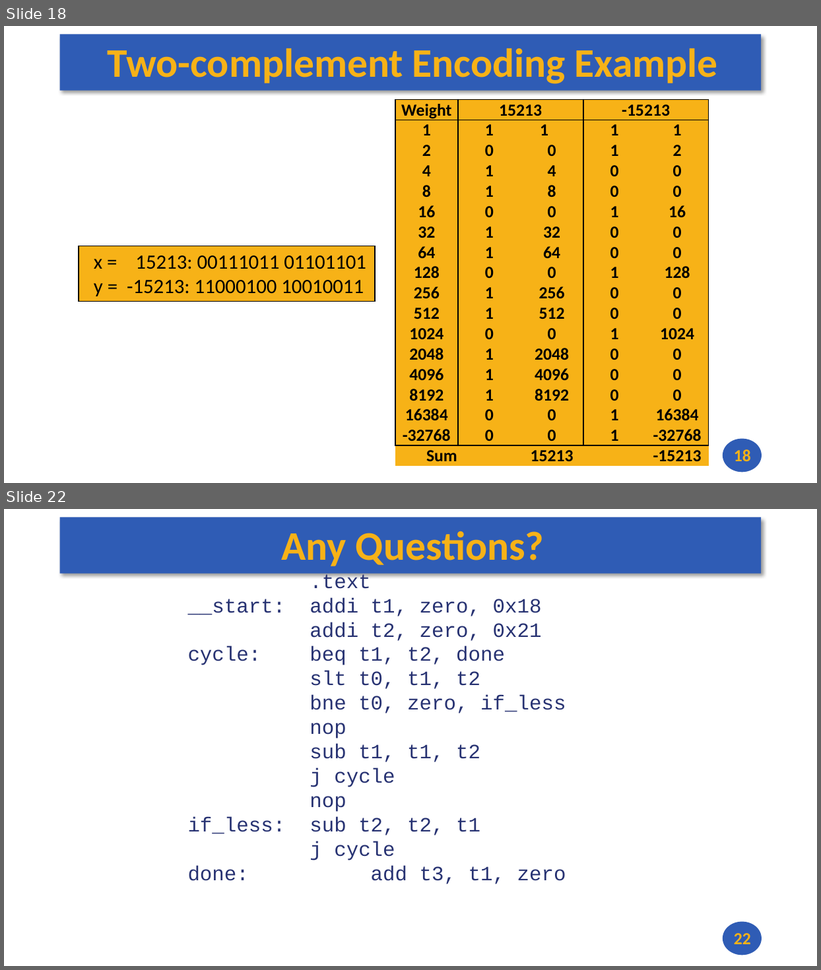
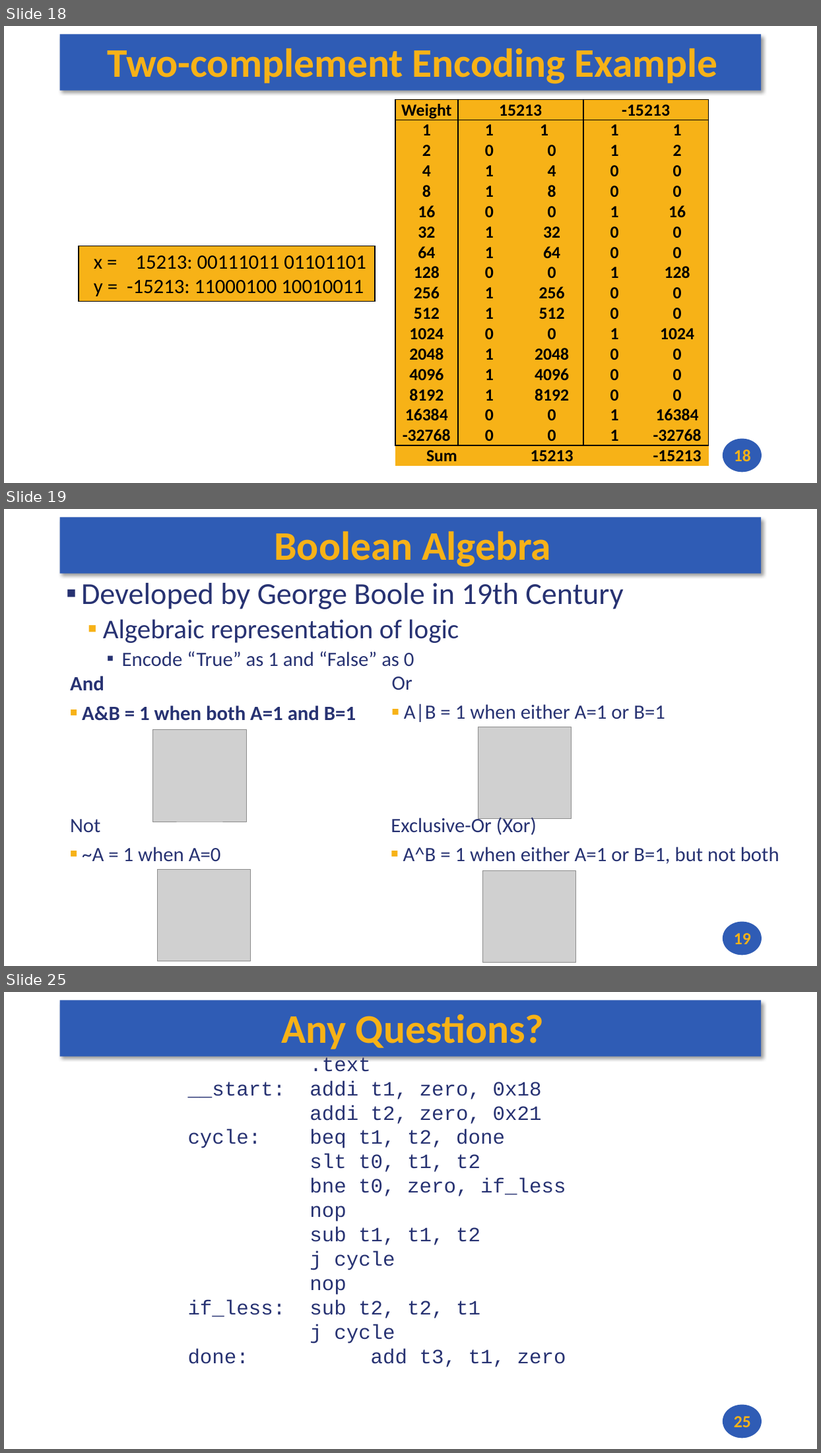
Before and after one commit to andrewt0301/hse-acos-course, a slide deck: docs/part1ca/02_DataTypes/CA_Lecture_02.pptx. Shown one above the other, each under a label of ours: slides 18 and 22 before the commit, slides 18, 19 and 25 after it; the slides between them are not shown. The pictures are 821x970 and 821x1453 pixels, drawn with LibreOffice and Linux fonts; fonts in the diff are those of the drawing; grey boxes stand for pictures. Boxes give left, top, right and bottom in pixels: in the first picture for what was removed or moved away, otherwise in the second. Text is boxed around its words. In the diff, an @@ line names an element or a change of style, - is before the commit and + after.

```diff
--- a/docs/part1ca/02_DataTypes/CA_Lecture_02.pptx
+++ b/docs/part1ca/02_DataTypes/CA_Lecture_02.pptx
@@ slide 19 added at [4, 509, 817, 966], background #FFFFFF; not listed: 2 template elements that a slide beside it also shows @@
@@ title added at [274, 531, 551, 567], 48 pt, text #F7B217, bold @@
+Boolean Algebra
@@ text added at [81, 583, 623, 667], 36 pt, text #273272 @@
+▪ Developed by George Boole in 19th Century
+  ▪ Algebraic representation of logic
+    ▪ Encode “True” as 1 and “False” as 0
@@ text added at [70, 676, 356, 721], 24 pt, text #273272, bold @@
+And
+■ A&B = 1 when both A=1 and B=1
@@ text added at [392, 677, 665, 722], 24 pt, text #273272 @@
+Or
+■ A|B = 1 when either A=1 or B=1
@@ picture added at [153, 730, 246, 822] @@
@@ picture added at [479, 727, 572, 819] @@
@@ text added at [70, 819, 221, 862], 24 pt, text #273272 @@
+Not
+■ ~A = 1 when A=0
@@ text added at [391, 815, 780, 864], 24 pt, text #273272 @@
+Exclusive-Or (Xor)
+■ A^B = 1 when either A=1 or B=1, but not both
@@ picture added at [157, 870, 250, 962] @@
@@ picture added at [483, 871, 576, 964] @@
@@ page number added at [734, 933, 751, 945], 20 pt, text #F7B217, bold @@
+19
@@ what was slide 22 is now slide 25 @@
@@ page number at [734, 1416, 751, 1428]: text changed @@
-22
+25
```
Also in this commit, not shown: 4 slides changed, 3 other slides added, 1 slide removed, 1 other file.
